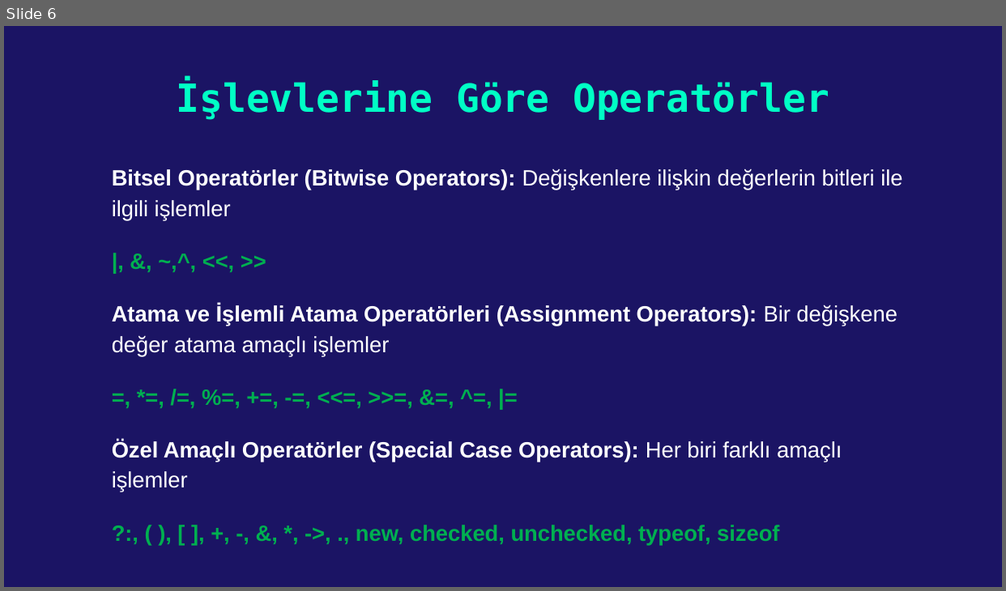
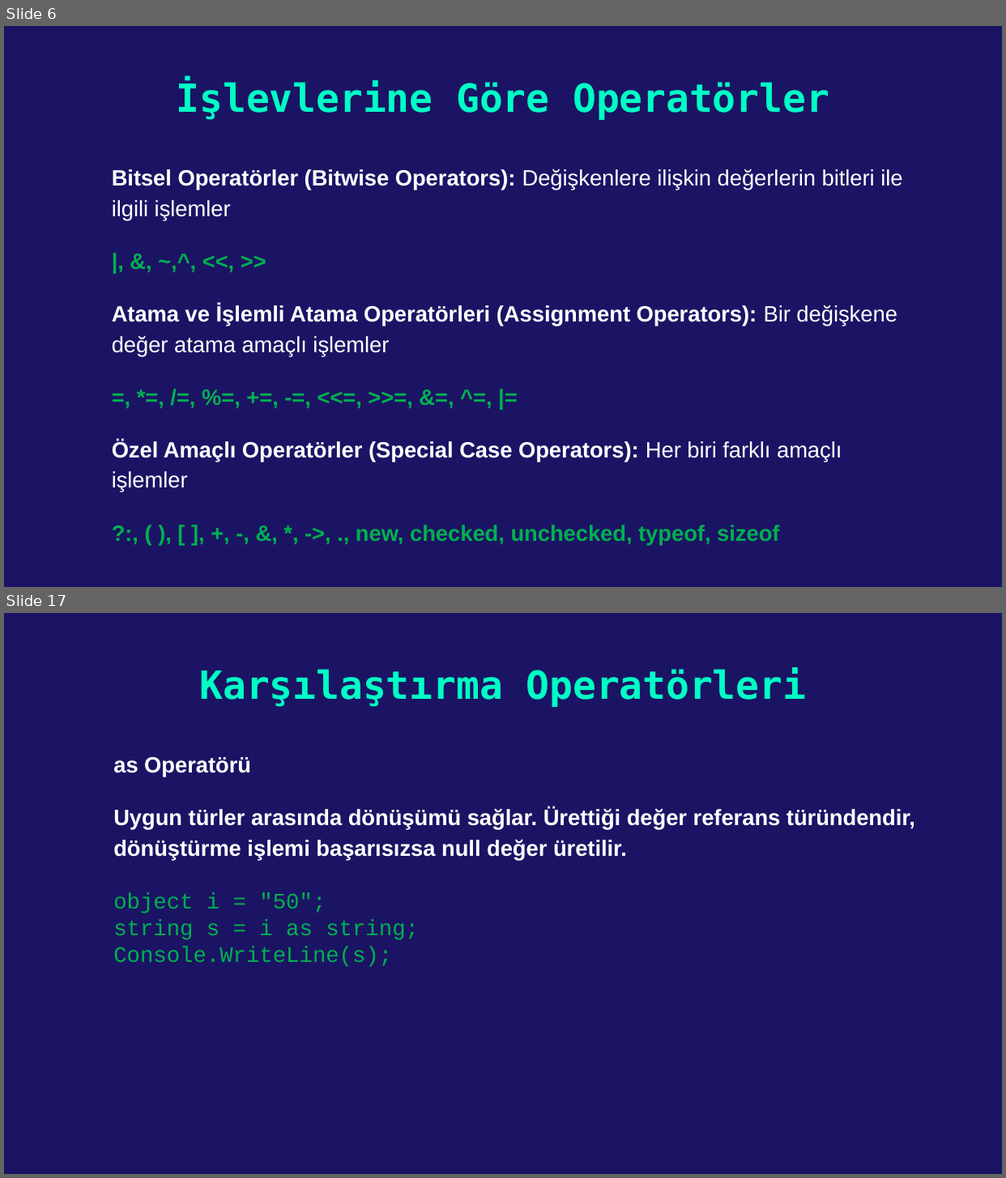
Before and after one commit to kadirdemir/C-Sharp-2022, a slide deck: Operatörler.pptx. Shown one above the other, each under a label of ours: slide 6 before the commit, slides 6 and 17 after it; the slides between them are not shown. The pictures are 1006x591 and 1006x1178 pixels, drawn with LibreOffice and Linux fonts; fonts in the diff are those of the drawing. Boxes give left, top, right and bottom in pixels: in the first picture for what was removed or moved away, otherwise in the second. Text is boxed around its words. In the diff, an @@ line names an element or a change of style, - is before the commit and + after.

Commit message:
Operatörler Sunumu güncellendi

```diff
--- a/Operatörler.pptx
+++ b/Operatörler.pptx
@@ slide 17 added at (4,613,1002,1174), background #1B1464 @@
@@ title added at (200,667,807,707), 28 pt, text #00FFC5, bold @@
+Karşılaştırma Operatörleri
@@ text added at (113,757,915,967), 16 pt, text #FFFFFF, bold @@
+as Operatörü
+Uygun türler arasında dönüşümü sağlar. Ürettiği değer referans türündendir, dönüştürme işlemi başarısızsa null değer üretilir.
+object i = "50";
+string s = i as string;
+Console.WriteLine(s);
```
Also in this commit, not shown: 30 other slides added.
